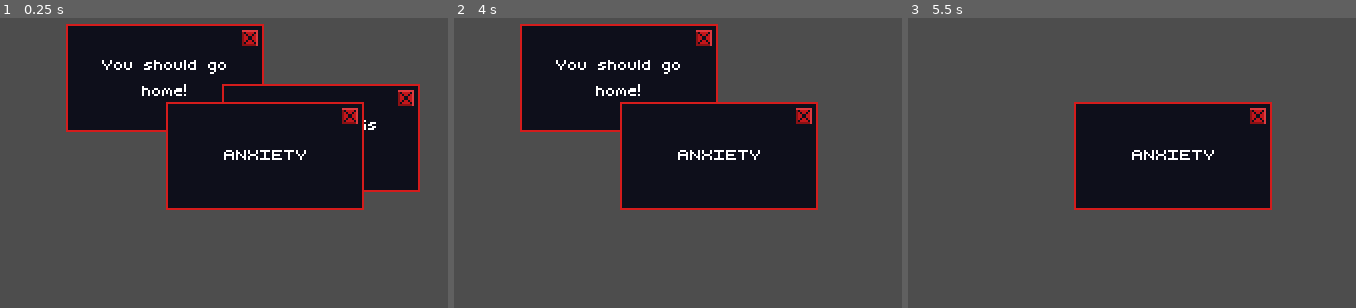
Above: before the commit, frames 1-3 (left to right).
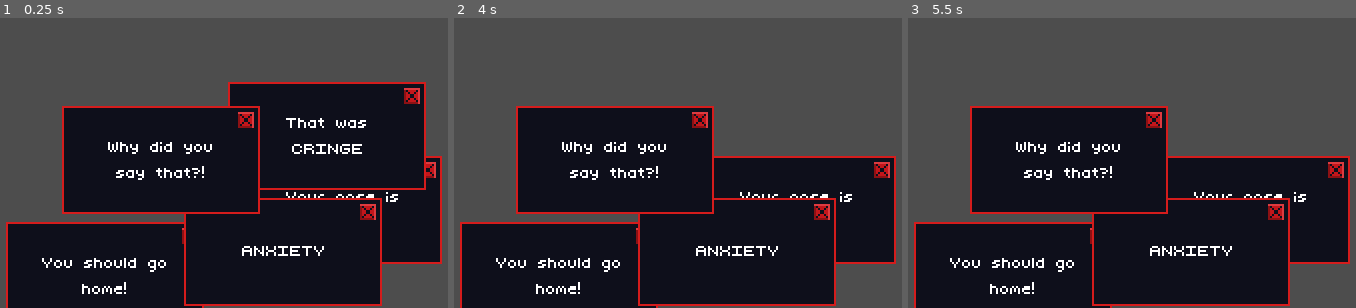
Above: after the commit, the same moments.

Repository: maxfarr/werewolf-game
Game: Godot game, scene res://scenes/minigames/intrusive_thoughts.tscn
Same seed, same stepped clock (60 frames per second), same inputs: the game is played once before the commit and once after it. This scene is started directly instead of the project's main scene. Sound files missing from this copy of the repository are replaced by a short silence.
Inputs (mouse positions are in pixels of both pictures, inside the frame that each line leads up to):
- Up to frame 1 (0.25 s): no input
- Up to frame 2 (4 s): tap Enter at 0.5, 2, 3.5 s; move the mouse to (843, 61) at 0.52 s; click (843, 61) at 0.67 s; tap Space at 1.25, 2.75 s; move the mouse to (507, 105) at 1.27 s; click (507, 105) at 1.42 s; move the mouse to (outside the picture) at 2.02 s; click (outside the picture) at 2.17 s; move the mouse to (624, 171) at 2.77 s; click (624, 171) at 2.92 s; move the mouse to (outside the picture) at 3.52 s; click (outside the picture) at 3.67 s
- Up to frame 3 (5.5 s): tap Space at 4.25 s; move the mouse to (outside the picture) at 4.27 s; click (outside the picture) at 4.42 s; move the mouse to (1158, 81) at 5.02 s; click (1158, 81) at 5.17 s

The runs differ from the first frame. In frame 1, 54% of the frame differs, in the area x 1-99%, y 2-100%; in frame 2, 58%; in frame 3, 47%.

Commit message:
fixed input handling, added music, rebalanced audio

Diff:
--- a/scenes/main/game_screen.gd
+++ b/scenes/main/game_screen.gd
@@ -34,7 +34,10 @@
 		minigame_i = randi_range(0, minigames.size() - 1)
 	var minigame = minigames[minigame_i].instantiate()
 	last_generated_minigame = minigame_i
-	%CurrentMinigame.add_child(minigame)
+	if minigame_i == 3:
+		%CurrentIntrusiveThoughts.add_child(minigame)
+	else:
+		%CurrentMinigame.add_child(minigame)
 
 func _handle_love_interest_animation():
 	var animation_choice = "wine" if randi_range(0, 3) == 0 else "default"
@@ -156,7 +159,10 @@
 	%FailureSFX.play()
 	await %FailureSFX.finished
 
-	%CurrentMinigame.get_child(0).queue_free()
+	if last_generated_minigame == 3:
+		%CurrentIntrusiveThoughts.get_child(0).queue_free()
+	else:
+		%CurrentMinigame.get_child(0).queue_free()
 	_animate_minigame_result("Oops...")
 
 	love_interest_animation_timer.stop()
@@ -182,7 +188,10 @@
 	%SuccessSFX.play()
 	await %SuccessSFX.finished
 
-	%CurrentMinigame.get_child(0).queue_free()
+	if last_generated_minigame == 3:
+		%CurrentIntrusiveThoughts.get_child(0).queue_free()
+	else:
+		%CurrentMinigame.get_child(0).queue_free()
 	_animate_minigame_result("Nice!")
 
 	love_interest_animation_timer.stop()
@@ -196,6 +205,9 @@
 
 func _on_main_click_area_gui_input(event):
 	if game_running:
+		if event is InputEventMouseButton and event.button_index == MOUSE_BUTTON_LEFT:
+			print("PLEASE FUCKING WORK")
+			SignalBus.eye_contact_movement.emit(event)
 		if event is InputEventMouseMotion or InputEventMouseButton:
 			SignalBus.dialogue_movement.emit(event)
 		if event is InputEventMouseButton and event.pressed:
--- a/scenes/main/game_screen.tscn
+++ b/scenes/main/game_screen.tscn
@@ -24,6 +24,7 @@
 [ext_resource type="AudioStream" uid="uid://citr2lh5755ht" path="res://assets/wav/Match 3/WW_M3_Success_Three.wav" id="22_ukkry"]
 [ext_resource type="AudioStream" uid="uid://c4c5sf3y850vp" path="res://assets/wav/Match 3/WW_M3_Success_Four.wav" id="23_ebnkn"]
 [ext_resource type="AudioStream" uid="uid://c1s0ubv7qke15" path="res://assets/wav/Match 3/WW_M3_Success_FiveAbove.wav" id="24_qigmr"]
+[ext_resource type="AudioStream" uid="uid://jad15pcbcy8u" path="res://assets/wav/WereWolf_Theme_4.2_Loop.mp3" id="25_qbsgy"]
 
 [sub_resource type="Animation" id="Animation_atwfp"]
 resource_name = "flash"
@@ -115,6 +116,10 @@
 texture = ExtResource("2_vas8p")
 stretch_mode = 2
 
+[node name="CurrentMinigame" type="Node2D" parent="."]
+unique_name_in_owner = true
+position = Vector2(121, 68)
+
 [node name="PotionClickArea" type="Control" parent="."]
 unique_name_in_owner = true
 layout_mode = 3
@@ -122,6 +127,7 @@
 offset_left = 244.0
 offset_right = 400.0
 offset_bottom = 226.0
+mouse_filter = 1
 
 [node name="Match3" parent="PotionClickArea" instance=ExtResource("8_bpi5a")]
 unique_name_in_owner = true
@@ -138,7 +144,7 @@
 unique_name_in_owner = true
 position = Vector2(324, 169)
 stream = ExtResource("9_lqvou")
-volume_db = 10.306
+volume_db = 16.865
 max_polyphony = 3
 
 [node name="HeatBar" type="TextureProgressBar" parent="."]
@@ -185,6 +191,7 @@
 anchors_preset = 0
 offset_right = 244.0
 offset_bottom = 226.0
+mouse_filter = 1
 
 [node name="main_background" type="TextureRect" parent="MainClickArea"]
 texture_filter = 1
@@ -214,30 +221,30 @@
 [node name="SuccessSFX" type="AudioStreamPlayer" parent="."]
 unique_name_in_owner = true
 stream = ExtResource("15_age6k")
-volume_db = 7.496
+volume_db = 13.118
 
 [node name="FailureSFX" type="AudioStreamPlayer" parent="."]
 unique_name_in_owner = true
 stream = ExtResource("16_f0wog")
-volume_db = 7.496
+volume_db = 13.118
 
 [node name="TransformSFX1" type="AudioStreamPlayer2D" parent="."]
 unique_name_in_owner = true
 position = Vector2(31, 184)
 stream = ExtResource("17_kwcs8")
-volume_db = 8.433
+volume_db = 13.118
 
 [node name="TransformSFX2" type="AudioStreamPlayer2D" parent="."]
 unique_name_in_owner = true
 position = Vector2(31, 184)
 stream = ExtResource("18_datwm")
-volume_db = 8.433
+volume_db = 13.118
 
 [node name="TransformSFX3" type="AudioStreamPlayer2D" parent="."]
 unique_name_in_owner = true
 position = Vector2(31, 184)
 stream = ExtResource("19_jk47v")
-volume_db = 8.433
+volume_db = 13.118
 
 [node name="AvatarFlash" type="AnimationPlayer" parent="."]
 unique_name_in_owner = true
@@ -260,9 +267,9 @@
 z_index = 15
 texture_filter = 1
 texture_repeat = 1
-offset_left = 39.0
+offset_left = 41.0
 offset_top = 121.0
-offset_right = 222.0
+offset_right = 224.0
 offset_bottom = 238.0
 pivot_offset = Vector2(90, 61.6)
 theme = ExtResource("20_jmore")
@@ -277,27 +284,32 @@
 unique_name_in_owner = true
 position = Vector2(305, 93)
 stream = ExtResource("21_u6y33")
-volume_db = 10.307
+volume_db = 14.055
 
 [node name="Match3Combo3" type="AudioStreamPlayer2D" parent="."]
 unique_name_in_owner = true
 position = Vector2(324, 169)
 stream = ExtResource("22_ukkry")
-volume_db = 10.307
+volume_db = 15.929
 
 [node name="Match3Combo4" type="AudioStreamPlayer2D" parent="."]
 unique_name_in_owner = true
 position = Vector2(324, 169)
 stream = ExtResource("23_ebnkn")
-volume_db = 10.307
+volume_db = 15.929
 
 [node name="Match3Combo5Plus" type="AudioStreamPlayer2D" parent="."]
 unique_name_in_owner = true
 position = Vector2(324, 169)
 stream = ExtResource("24_qigmr")
-volume_db = 10.307
-
-[node name="CurrentMinigame" type="Node2D" parent="."]
+volume_db = 15.929
+
+[node name="MainMusic" type="AudioStreamPlayer" parent="."]
+stream = ExtResource("25_qbsgy")
+volume_db = 1.873
+autoplay = true
+
+[node name="CurrentIntrusiveThoughts" type="Node2D" parent="."]
 unique_name_in_owner = true
 position = Vector2(121, 68)
 
--- a/scenes/minigames/dialogue.tscn
+++ b/scenes/minigames/dialogue.tscn
@@ -296,7 +296,7 @@
 unique_name_in_owner = true
 position = Vector2(-58, -23.5)
 stream = ExtResource("9_ix8sk")
-volume_db = 2.811
+volume_db = 13.118
 max_polyphony = 50
 panning_strength = 1.49
 
@@ -304,13 +304,13 @@
 unique_name_in_owner = true
 position = Vector2(-66, 50.5)
 stream = ExtResource("10_cy0b7")
-volume_db = 1.874
+volume_db = 8.433
 
 [node name="StartSFX" type="AudioStreamPlayer2D" parent="."]
 unique_name_in_owner = true
 position = Vector2(-66, 50.5)
 stream = ExtResource("11_qqcyx")
-volume_db = 1.874
+volume_db = 8.433
 
 [node name="Instructions" type="TextureRect" parent="."]
 unique_name_in_owner = true
--- a/scenes/minigames/eye_contact.tscn
+++ b/scenes/minigames/eye_contact.tscn
@@ -41,6 +41,7 @@
 offset_bottom = -2.0
 grow_horizontal = 2
 grow_vertical = 2
+mouse_filter = 2
 script = ExtResource("1_yilgt")
 
 [node name="ColorRect" type="TextureRect" parent="."]
@@ -200,7 +201,7 @@
 unique_name_in_owner = true
 position = Vector2(66, 45)
 stream = ExtResource("13_qodpg")
-volume_db = 3.748
+volume_db = 10.307
 
 [node name="TextureRect4" type="TextureRect" parent="."]
 texture_filter = 1
--- a/scenes/minigames/intrusive_thoughts.tscn
+++ b/scenes/minigames/intrusive_thoughts.tscn
@@ -1,7 +1,8 @@
-[gd_scene load_steps=3 format=3 uid="uid://bm1xku42yknx5"]
+[gd_scene load_steps=4 format=3 uid="uid://bm1xku42yknx5"]
 
 [ext_resource type="Script" path="res://scripts/minigames/intrusive_thoughts.gd" id="1_k361v"]
 [ext_resource type="PackedScene" uid="uid://4aq1x6kyama" path="res://scenes/minigames/minigame_timer.tscn" id="2_uhtrs"]
+[ext_resource type="AudioStream" uid="uid://d1r0wvq1a07jf" path="res://assets/wav/Intrusive Thoughts/WW_MiniGame_IntrusiveThoughts_01.mp3" id="3_dxugi"]
 
 [node name="IntrusiveThoughts" type="Control"]
 z_index = 12
@@ -13,6 +14,7 @@
 anchor_bottom = 0.5
 grow_horizontal = 2
 grow_vertical = 2
+mouse_filter = 1
 script = ExtResource("1_k361v")
 
 [node name="TextureRect" type="ColorRect" parent="."]
@@ -31,3 +33,8 @@
 offset_top = 131.5
 offset_right = 97.0
 offset_bottom = 131.5
+
+[node name="IntrusiveThoughtsSFX" type="AudioStreamPlayer2D" parent="."]
+unique_name_in_owner = true
+stream = ExtResource("3_dxugi")
+volume_db = 11.243
--- a/scripts/autoload/signal_bus.gd
+++ b/scripts/autoload/signal_bus.gd
@@ -8,3 +8,4 @@
 signal dialogue_started
 signal dialogue_ended
 signal intrusive_thought_closed
+signal eye_contact_movement
--- a/scripts/minigames/dialogue.gd
+++ b/scripts/minigames/dialogue.gd
@@ -133,7 +133,6 @@
 	pass
 
 func _on_finish_area_body_entered(body):
-	print(%Head.position.y)
 	if (%Head.position.y > 26 and correct_option == 2) or (%Head.position.y <= 26 and correct_option == 1):
 		%MinigameTimer._stop()
 		%MinigameTimer.visible = false
--- a/scripts/minigames/eye_contact.gd
+++ b/scripts/minigames/eye_contact.gd
@@ -9,6 +9,8 @@
 var target_update_timer : Timer
 var minigame_timer : Timer
 var running = true
+
+var held = false
 
 var _noise = FastNoiseLite.new()
 
@@ -30,6 +32,9 @@
 	%PlayerEyes.frame = 0
 	%EyeContactSFX.play()
 
+	SignalBus.eye_contact_movement.connect(_handle_input)
+	SignalBus.mouse_left_main_area.connect(_handle_mouse_leave)
+
 	%MinigameTimer.failure.connect(func():
 		running = false
 		%PlayerEyes.frame = 2
@@ -42,7 +47,7 @@
 # Called every frame. 'delta' is the elapsed time since the previous frame.
 func _physics_process(delta):
 	if running:
-		if Input.is_mouse_button_pressed(1) and get_viewport().get_mouse_position().x < GameState.SCREEN_DIVISION_X:
+		if held:
 			eye_accel = Vector2(0.12, 0.0)
 		else:
 			eye_accel = Vector2(-0.12, 0.0)
@@ -79,6 +84,11 @@
 func _on_area_2d_body_entered(body):
 	target_active = true
 
-
 func _on_area_2d_body_exited(body):
 	target_active = false # Replace with function body.
+
+func _handle_input(event):
+	held = event.pressed
+
+func _handle_mouse_leave():
+	held = false
--- a/scripts/minigames/intrusive_thoughts.gd
+++ b/scripts/minigames/intrusive_thoughts.gd
@@ -6,7 +6,7 @@
 const min_y = -63
 const max_y = 93
 
-const min_popup_distance = 20.0
+const min_popup_distance = 25.0
 
 var popups_remaining = 0
 
@@ -45,7 +45,7 @@
 
 # Called when the node enters the scene tree for the first time.
 func _ready():
-	popups_remaining = GameState.intrusive_thoughts_number[GameState.level]
+	popups_remaining = 5#GameState.intrusive_thoughts_number[GameState.level]
 
 	var positions = _generate_positions()
 	var random_popup_options = GameState.intrusive_thought_options.duplicate()
@@ -65,6 +65,7 @@
 		running = false
 		SignalBus.minigame_failed.emit())
 	%MinigameTimer._start(GameState.timer_durations_s["intrusive_thoughts"][GameState.level])
+	%IntrusiveThoughtsSFX.play()
 
 # Called every frame. 'delta' is the elapsed time since the previous frame.
 func _process(delta):
--- a/scripts/minigames/match_3.gd
+++ b/scripts/minigames/match_3.gd
@@ -300,7 +300,6 @@
 
 func _pixel_out_of_bounds(position):
 	var grid_position = _pixel_to_grid(position)
-	print(grid_position)
 	return position.x < 0 or position.y < 0 or grid_position.x >= grid_width or grid_position.y >= grid_height
 
 func _on_gui_input(event):
@@ -311,9 +310,7 @@
 			swipe_start = event.position
 			if _pixel_out_of_bounds(swipe_start):
 				swipe_start = null
-				print("nulled")
 		else:
-			print(event)
 			swipe_end = event.position
 			if swipe_start != null:
 				var direction = _find_swap_direction(swipe_start, swipe_end)
Not shown, added: assets/wav/WereWolf_Theme_4.2_Loop.mp3.import
Not shown, changed: build/game/index.apple-touch-icon.png.import
Not shown, changed: build/game/index.icon.png.import
Not shown, changed: build/game/index.png.import
Not shown: 1 places in scenes/main/game_screen.tscn that only renumber resources
Not shown, added: assets/wav/WereWolf_Theme_4.2_Loop.mp3
Not shown, changed: build/game.zip
Not shown, changed: build/game/index.html
Not shown, changed: build/game/index.pck
